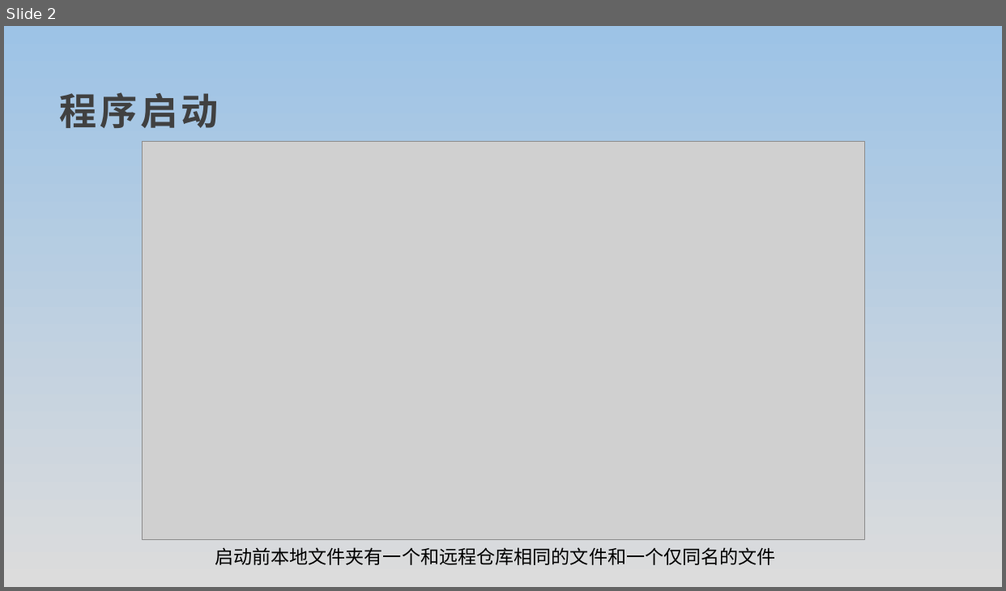
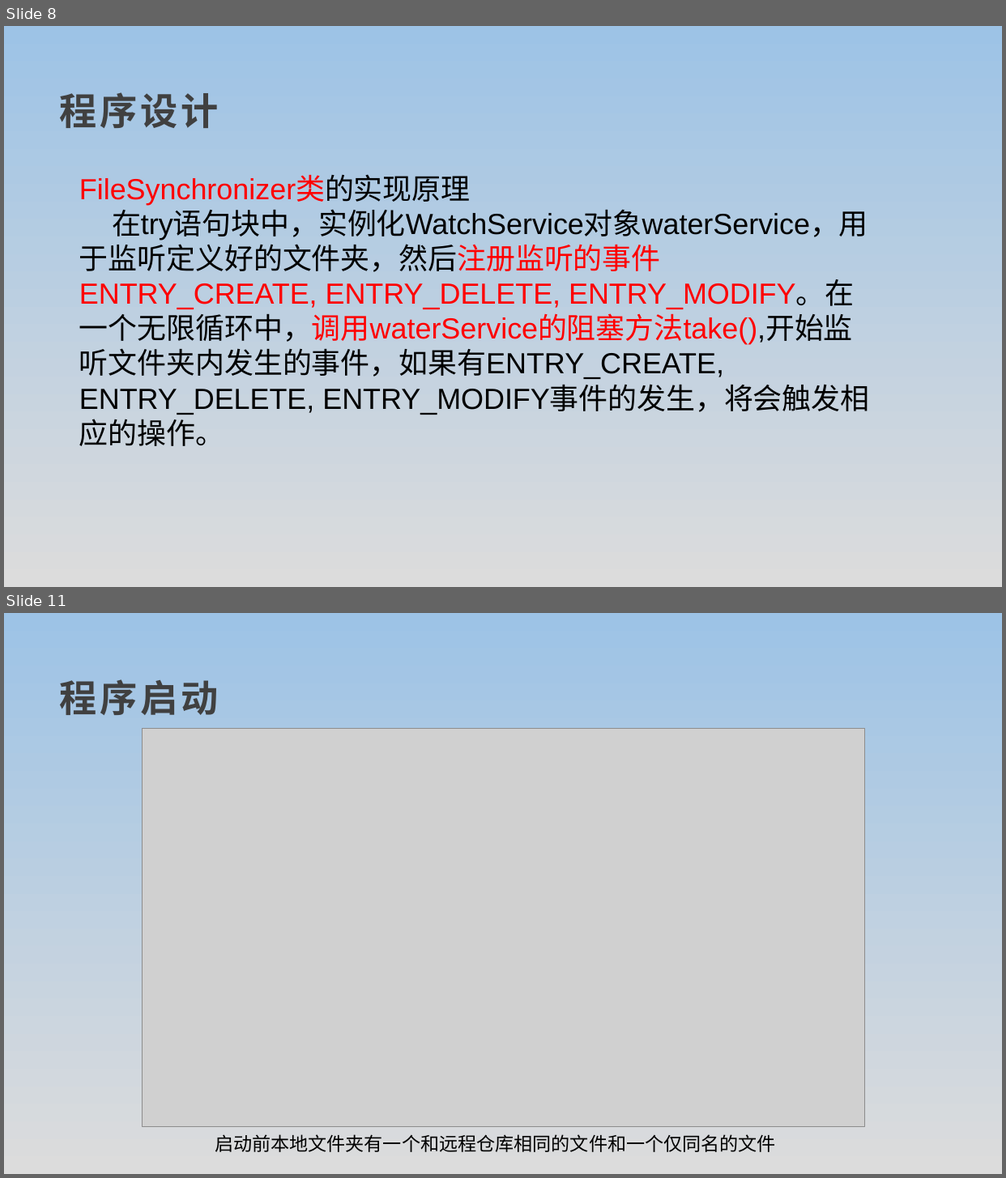
Before and after one commit to Tencin1202/2021-Big-data-development, a slide deck: 大数据怎么存？/文件同步器使用展示.pptx. Shown one above the other, each under a label of ours: slide 2 before the commit, slides 8 and 11 after it; the slides between them are not shown. The pictures are 1006x591 and 1006x1178 pixels, drawn with LibreOffice and Linux fonts; fonts in the diff are those of the drawing; grey boxes stand for pictures. Boxes give left, top, right and bottom in pixels: in the first picture for what was removed or moved away, otherwise in the second. Text is boxed around its words. In the diff, an @@ line names an element or a change of style, - is before the commit and + after.

Commit message:
大数据怎么存，文件同步器

```diff
--- a/大数据怎么存？/文件同步器使用展示.pptx
+++ b/大数据怎么存？/文件同步器使用展示.pptx
@@ slide 8 added at box(4, 26, 1002, 587), background gradient #9DC3E6 to #DCDCDC @@
@@ text added at box(60, 92, 219, 128), 36 pt, text #404040, bold @@
+程序设计
@@ text added at box(79, 177, 869, 446), 28 pt, text #000000 @@
+FileSynchronizer类的实现原理
+在try语句块中，实例化WatchService对象waterService，用于监听定义好的文件夹，然后注册监听的事件ENTRY_CREATE, ENTRY_DELETE, ENTRY_MODIFY。在一个无限循环中，调用waterService的阻塞方法take(),开始监听文件夹内发生的事件，如果有ENTRY_CREATE, ENTRY_DELETE, ENTRY_MODIFY事件的发生，将会触发相应的操作。
@@ what was slide 2 is now slide 11 @@
```
Also in this commit, not shown: 1 slide changed, 8 other slides added.
